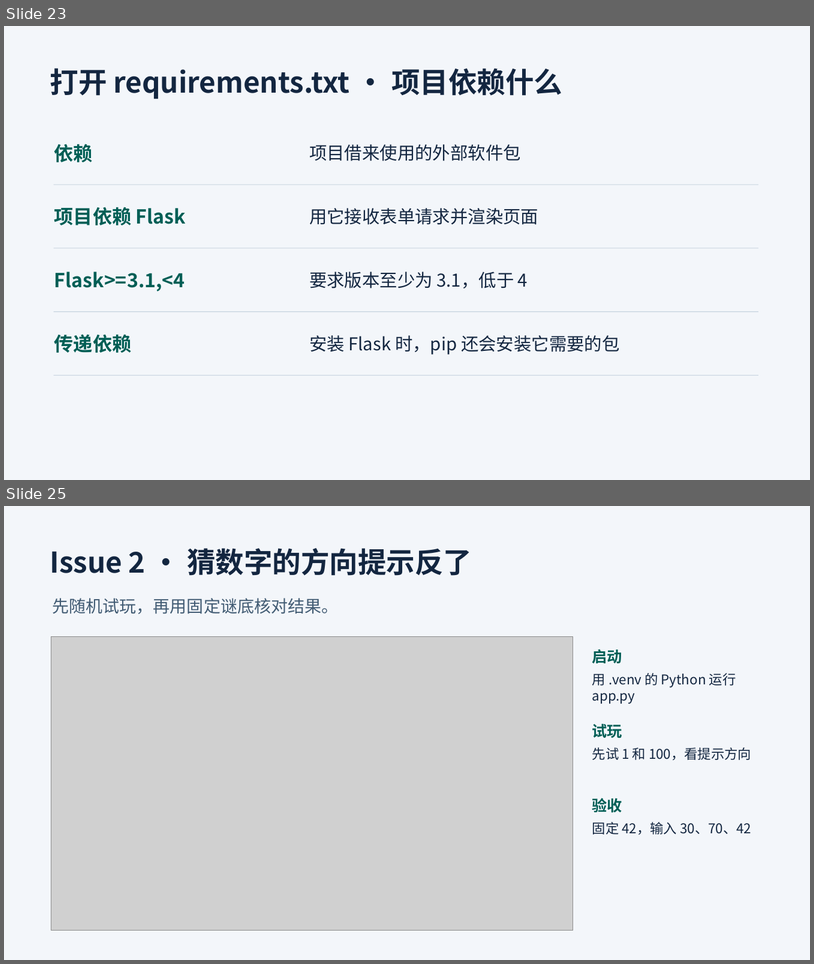
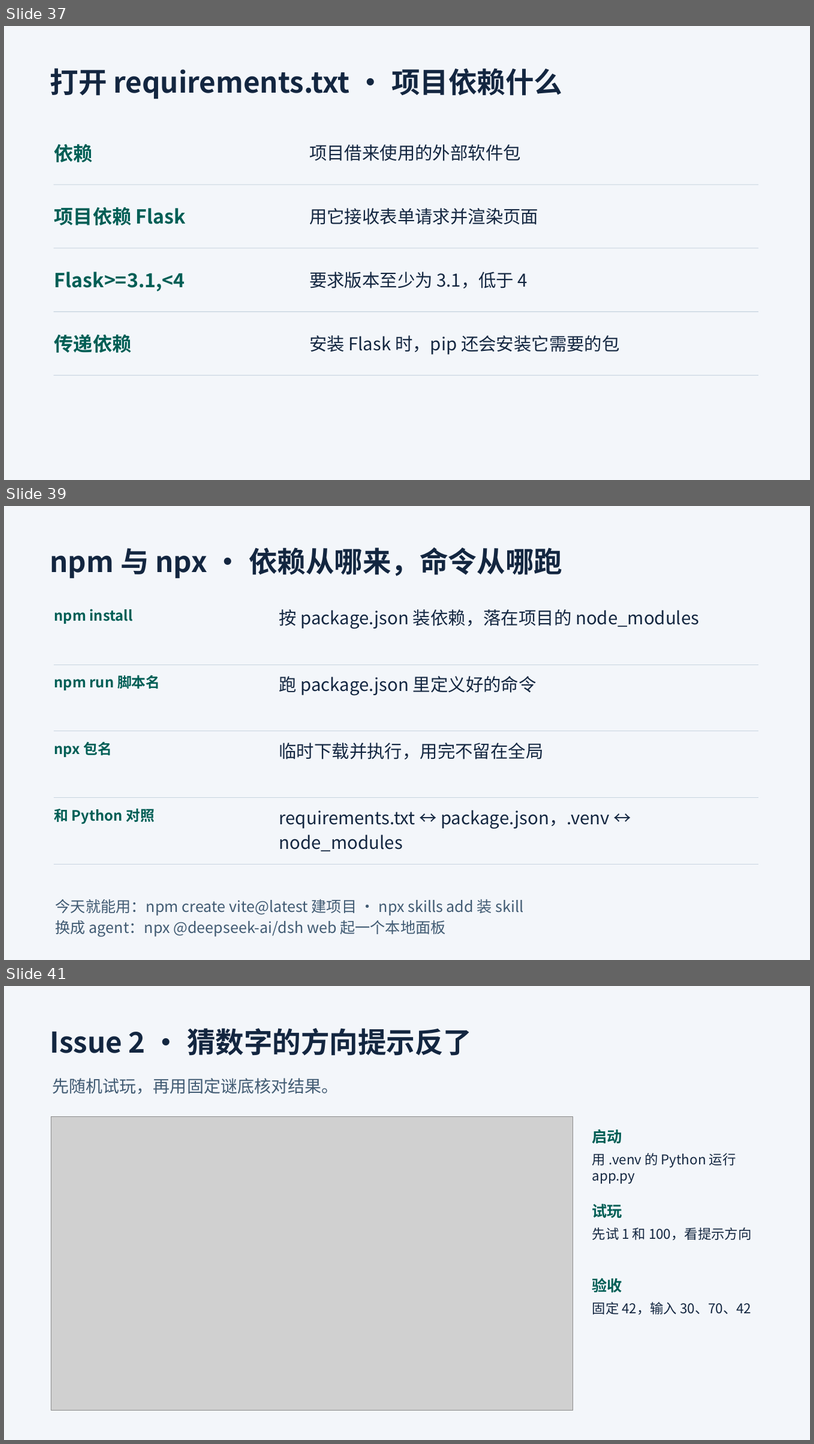
Before and after one commit to Zewang0217/boyuan-tech-sharing-lesson-01, a slide deck: materials/开发环境配置与编辑器.pptx. Shown one above the other, each under a label of ours: slides 23 and 25 before the commit, slides 37, 39 and 41 after it; the slides between them are not shown. The pictures are 814x964 and 814x1444 pixels, drawn with LibreOffice and Linux fonts; fonts in the diff are those of the drawing; grey boxes stand for pictures. Boxes give left, top, right and bottom in pixels: in the first picture for what was removed or moved away, otherwise in the second. Text is boxed around its words. In the diff, an @@ line names an element or a change of style, - is before the commit and + after.

```diff
--- a/materials/开发环境配置与编辑器.pptx
+++ b/materials/开发环境配置与编辑器.pptx
@@ slide 39 added at (x1=4, y1=506, x2=810, y2=960), background #F3F6FA @@
@@ text added at (x1=50, y1=547, x2=563, y2=579), 34 pt, text #132640, bold @@
+npm 与 npx · 依赖从哪来，命令从哪跑
@@ text added at (x1=54, y1=609, x2=133, y2=624), 17 pt, text #005E55, bold @@
+npm install
@@ text added at (x1=279, y1=609, x2=699, y2=629), 21 pt, text #132640 @@
+按 package.json 装依赖，落在项目的 node_modules
@@ line added from (54, 664) to (759, 664), #C8D4E0 0.8 pt @@
@@ text added at (x1=54, y1=675, x2=160, y2=690), 17 pt, text #005E55, bold @@
+npm run 脚本名
@@ text added at (x1=279, y1=676, x2=537, y2=696), 21 pt, text #132640 @@
+跑 package.json 里定义好的命令
@@ line added from (54, 731) to (759, 731), #C8D4E0 0.8 pt @@
@@ text added at (x1=54, y1=741, x2=112, y2=757), 17 pt, text #005E55, bold @@
+npx 包名
@@ text added at (x1=279, y1=742, x2=544, y2=759), 21 pt, text #132640 @@
+临时下载并执行，用完不留在全局
@@ line added from (54, 798) to (759, 798), #C8D4E0 0.8 pt @@
@@ text added at (x1=54, y1=808, x2=155, y2=823), 17 pt, text #005E55, bold @@
+和 Python 对照
@@ text added at (x1=279, y1=810, x2=610, y2=851), 21 pt, text #132640 @@
+requirements.txt ↔ package.json，.venv ↔ node_modules
@@ line added from (54, 864) to (759, 864), #C8D4E0 0.8 pt @@
@@ text added at (x1=56, y1=899, x2=524, y2=936), 18 pt, text #415B73 @@
+今天就能用：npm create vite@latest 建项目 · npx skills add 装 skill
+换成 agent：npx @deepseek-ai/dsh web 起一个本地面板
@@ what was slide 23 is now slide 37 @@
@@ what was slide 25 is now slide 41 @@
```
Also in this commit, not shown: 6 slides changed, 19 other slides added, 31 other files.
